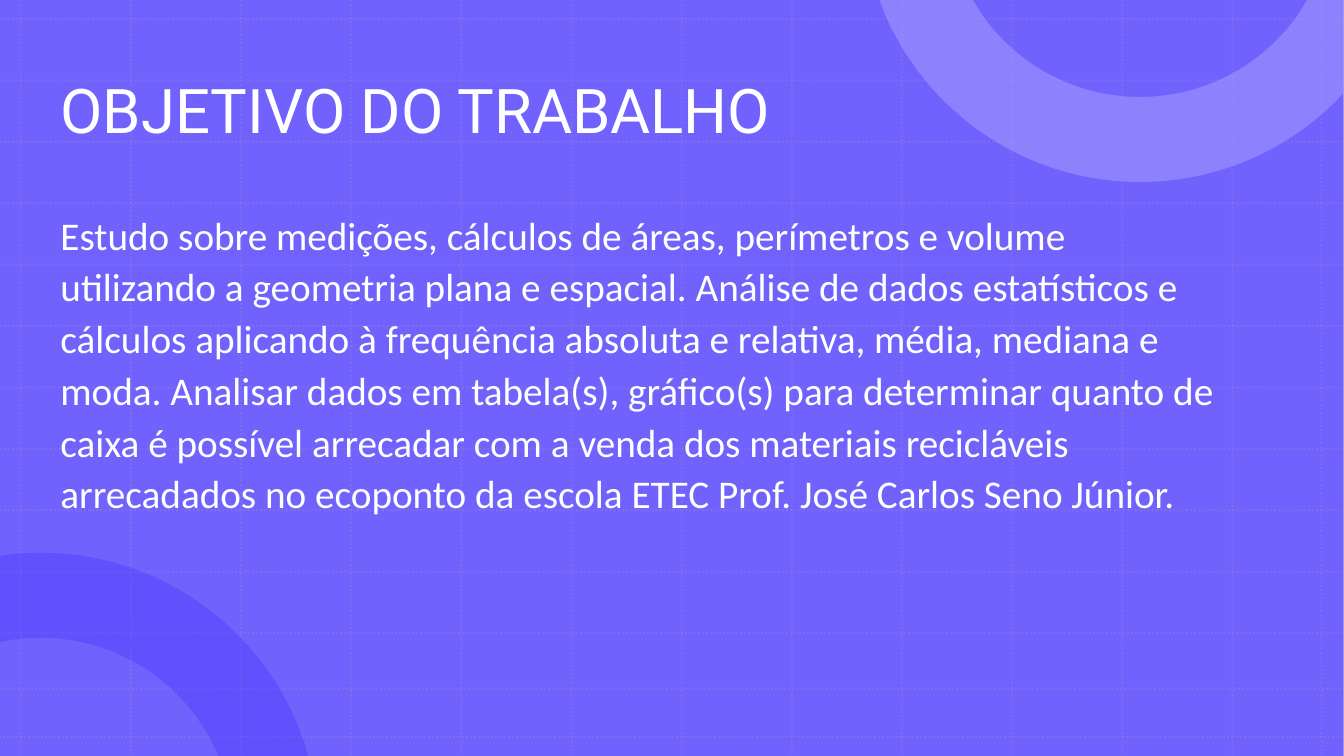
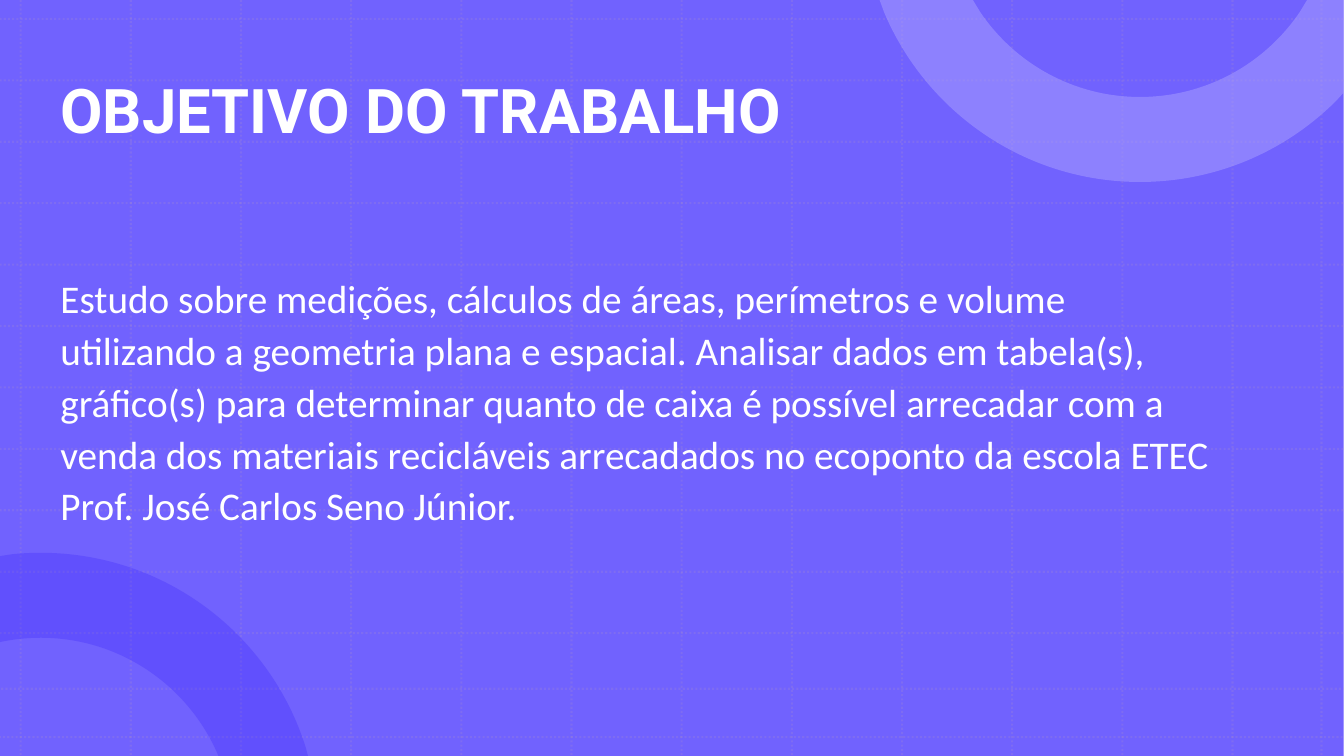
Before and after one commit to GabrielDSS0/ETEC-Coisas-Escolares, a slide deck: slide 8 of 1 etim ds 2022/EAMT/Trabalho Acadêmico/Relatório (a importância dos ecopontos)/A importância da separação dos recicláveis 3/Ecopontos - EAMT.pptx. Drawn at 1344x756 pixels with LibreOffice and Linux fonts; fonts in the diff are those of the drawing. Boxes give left, top, right and bottom in pixels: in the first picture for what was removed or moved away, otherwise in the second. Text is boxed around its words. In the diff, an @@ line names an element or a change of style, - is before the commit and + after.

```diff
--- a/1 etim ds 2022/EAMT/Trabalho Acadêmico/Relatório (a importância dos ecopontos)/A importância da separação dos recicláveis 3/Ecopontos - EAMT.pptx
+++ b/1 etim ds 2022/EAMT/Trabalho Acadêmico/Relatório (a importância dos ecopontos)/A importância da separação dos recicláveis 3/Ecopontos - EAMT.pptx
@@ title "OBJETIVO DO TRABALHO" at box(60, 88, 781, 134): bold on @@
@@ text at box(60, 286, 1209, 520): text changed @@
-Estudo sobre medições, cálculos de áreas, perímetros e volume utilizando a geometria plana e espacial. Análise de dados estatísticos e cálculos aplicando à frequência absoluta e relativa, média, mediana e moda. Analisar dados em tabela(s), gráfico(s) para determinar quanto de caixa é possível arrecadar com a venda dos materiais recicláveis arrecadados no ecoponto da escola ETEC Prof. José Carlos Seno Júnior.
+Estudo sobre medições, cálculos de áreas, perímetros e volume utilizando a geometria plana e espacial. Analisar dados em tabela(s), gráfico(s) para determinar quanto de caixa é possível arrecadar com a venda dos materiais recicláveis arrecadados no ecoponto da escola ETEC Prof. José Carlos Seno Júnior.
```
Also in this commit, not shown: 27 other slides changed, 4 slides added, 1 other file.
